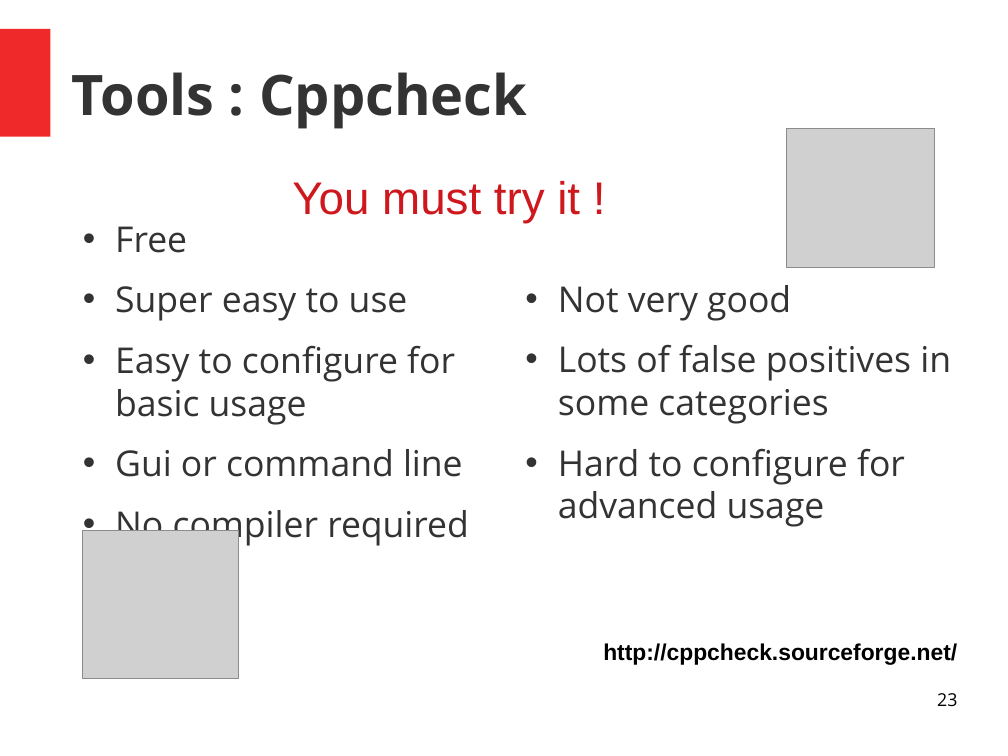
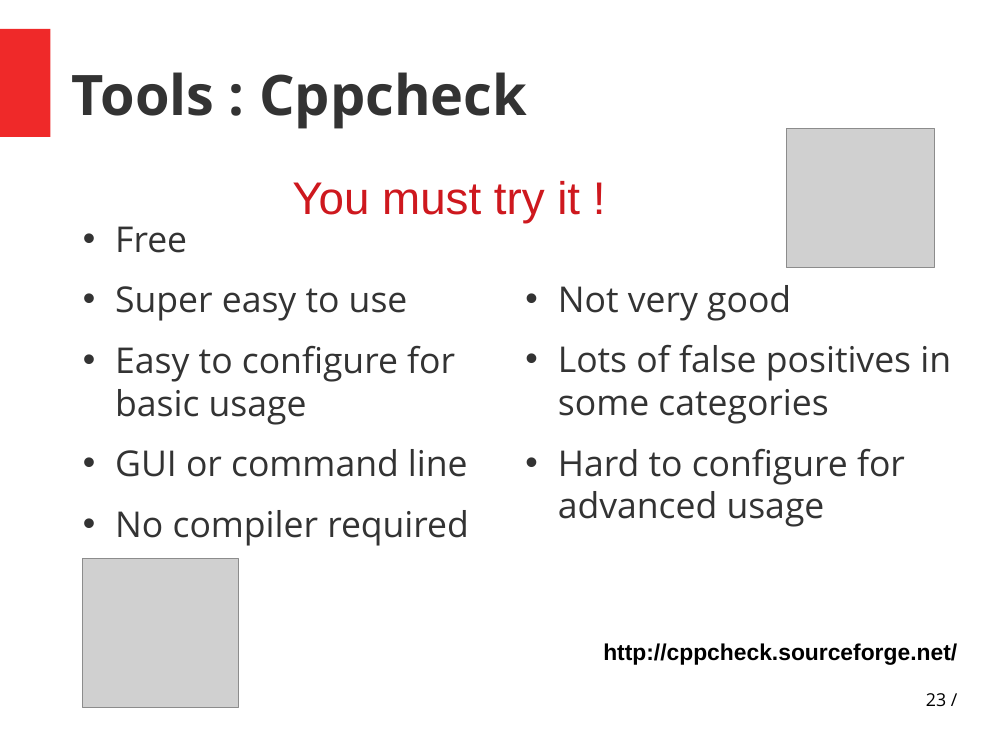
Before and after one commit to PandaChauve/StaticAnalysisTests, a slide deck: slide 23 of Untitled 1.odp. Drawn at 1008x756 pixels with LibreOffice and Linux fonts; fonts in the diff are those of the drawing; grey boxes stand for pictures. Boxes give left, top, right and bottom in pixels: in the first picture for what was removed or moved away, otherwise in the second. Text is boxed around its words. In the diff, an @@ line names an element or a change of style, - is before the commit and + after.

Commit message:
Minor typos fixed Last slide rephrase (to be checked for integrity by SCH !)

```diff
--- a/Untitled 1.odp
+++ b/Untitled 1.odp
@@ text at [115,226,469,546]: indent changed @@
@@ text at [115,449,468,477]: text changed @@
-• Gui or command line
+• GUI or command line
@@ picture: place and size @@
-picture at [82,531,239,679]
+picture at [82,559,239,707]
@@ page number at [926,693,946,706]: text changed @@
-23
+23 /
```
Also in this commit, not shown: 37 other slides changed.
